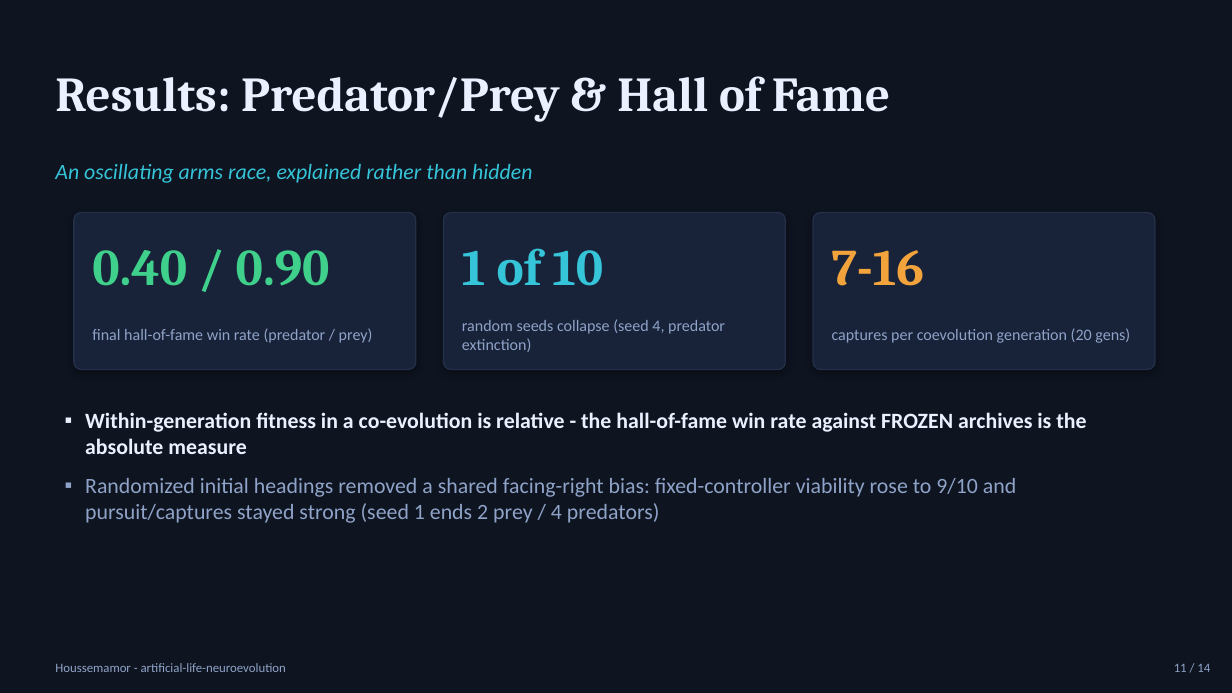
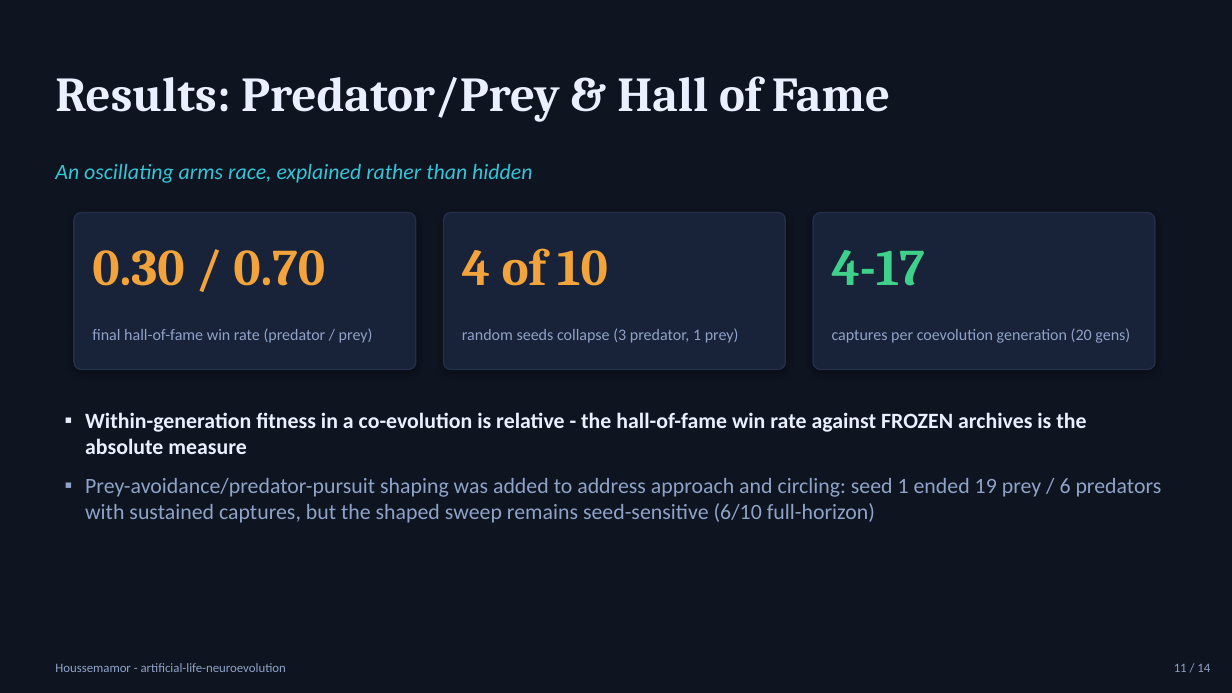
Before and after one commit to Houssemamor/ARTIFICIAL-LIFE-Simulation-Using-Neuroevolution-and-Genetic-Algorithms, a slide deck: slide 11 of docs/presentation_deck.pptx. Drawn at 1232x693 pixels with LibreOffice and Linux fonts; fonts in the diff are those of the drawing. Boxes give left, top, right and bottom in pixels: in the first picture for what was removed or moved away, otherwise in the second. Text is boxed around its words. In the diff, an @@ line names an element or a change of style, - is before the commit and + after.

```diff
--- a/docs/presentation_deck.pptx
+++ b/docs/presentation_deck.pptx
@@ text at (x1=92, y1=250, x2=325, y2=286): text changed; text colour #3FD18B to #F2A33C @@
-0.40 / 0.90
+0.30 / 0.70
@@ text at (x1=462, y1=248, x2=608, y2=286): text changed; text colour #35C4D8 to #F2A33C @@
-1 of 10
+4 of 10
@@ text at (x1=832, y1=250, x2=925, y2=286): text changed; text colour #F2A33C to #3FD18B @@
-7-16
+4-17
@@ text at (x1=462, y1=328, x2=739, y2=343): text changed @@
-random seeds collapse (seed 4, predator extinction)
+random seeds collapse (3 predator, 1 prey)
@@ text at (x1=85, y1=478, x2=1162, y2=523): text changed @@
-▪ Randomized initial headings removed a shared facing-right bias: fixed-controller viability rose to 9/10 and pursuit/captures stayed strong (seed 1 ends 2 prey / 4 predators)
+▪ Prey-avoidance/predator-pursuit shaping was added to address approach and circling: seed 1 ended 19 prey / 6 predators with sustained captures, but the shaped sweep remains seed-sensitive (6/10 full-horizon)
```
Also in this commit, not shown: 1 other slide changed, 15 other files.
